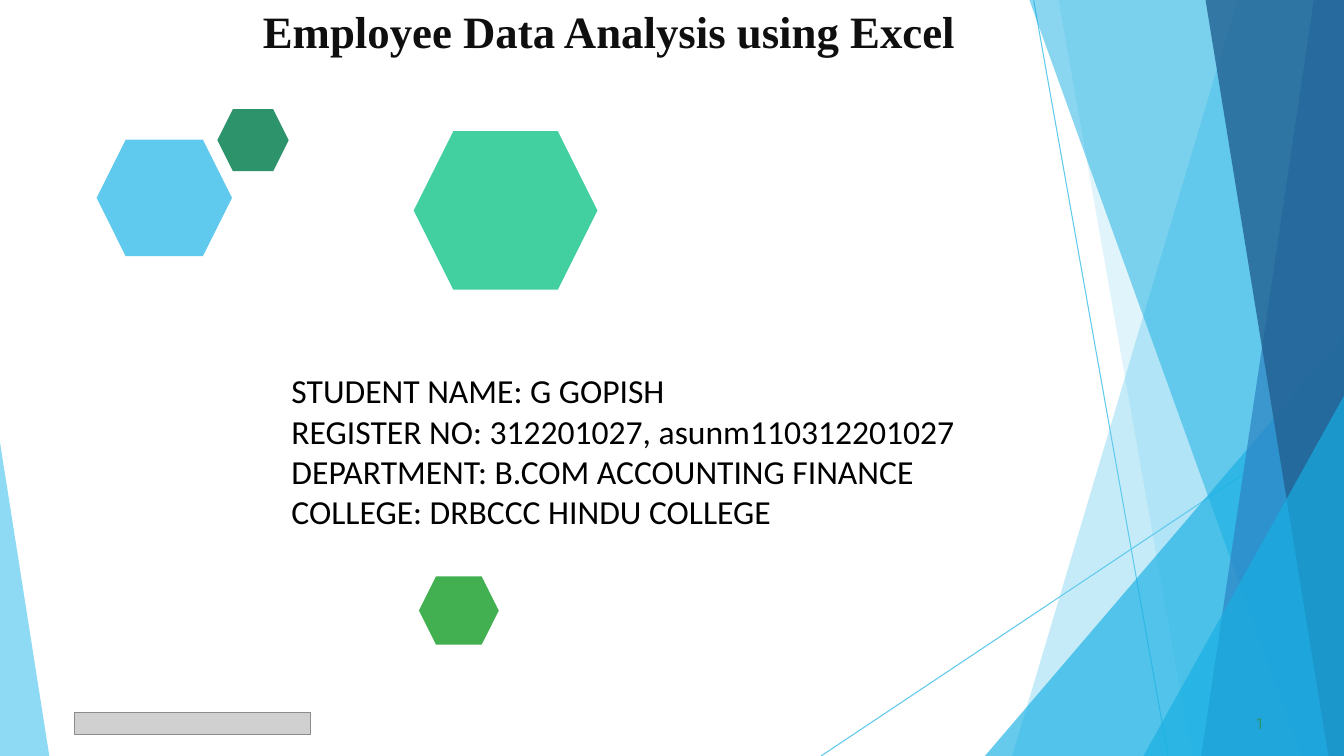
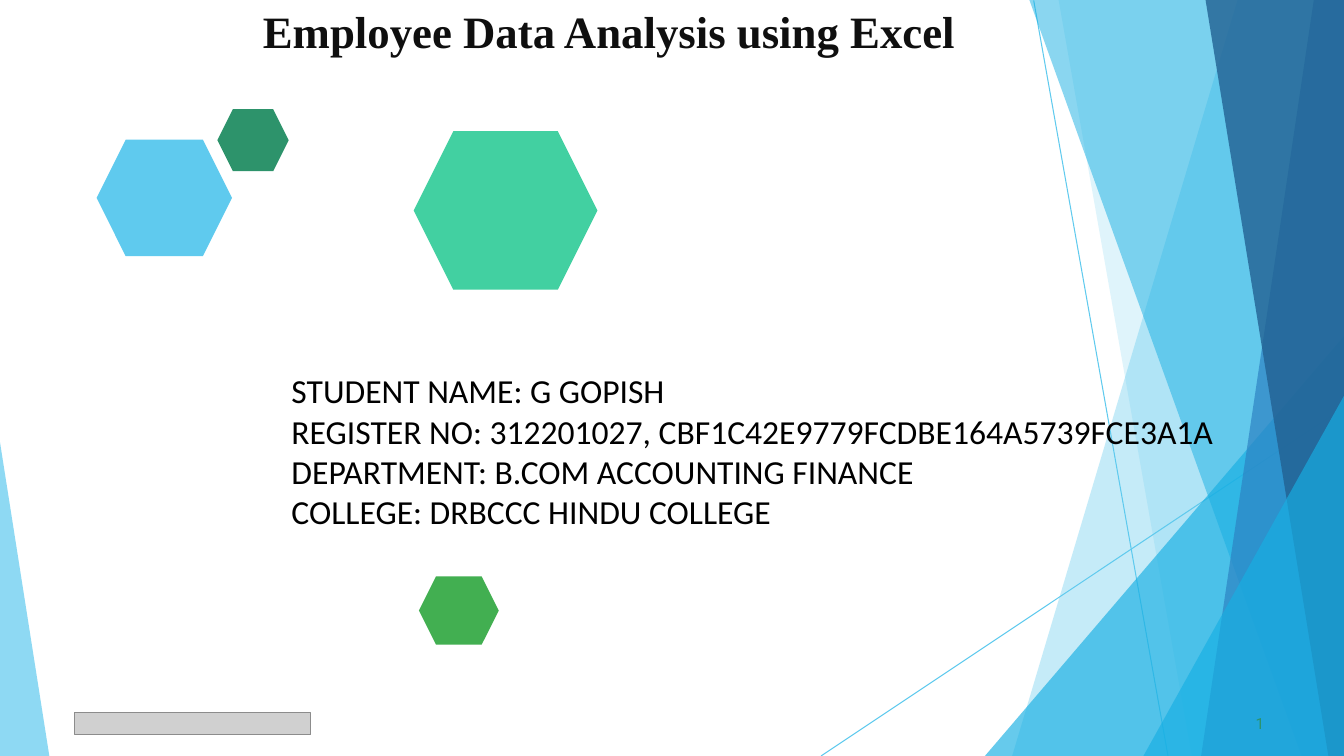
Before and after one commit to Gopish1/TNSDC--DATA-ANALYTICS, a slide deck: slide 1 of Employee_Data_Analysis_2.pptx. Drawn at 1344x756 pixels with LibreOffice and Linux fonts; fonts in the diff are those of the drawing; grey boxes stand for pictures. Boxes give left, top, right and bottom in pixels: in the first picture for what was removed or moved away, otherwise in the second. Text is boxed around its words. In the diff, an @@ line names an element or a change of style, - is before the commit and + after.

```diff
--- a/Employee_Data_Analysis_2.pptx
+++ b/Employee_Data_Analysis_2.pptx
@@ text at bbox=[291, 416, 1213, 452]: text changed @@
-REGISTER NO: 312201027, asunm110312201027
+REGISTER NO: 312201027, CBF1C42E9779FCDBE164A5739FCE3A1A
```
Also in this commit, not shown: 1 other file.
